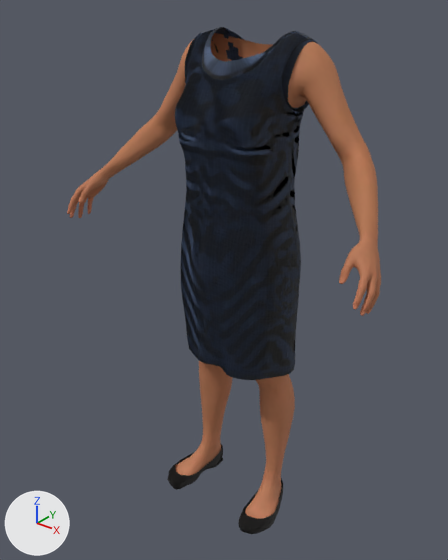
What one commit did to the glTF model assets/people/mh/ines.dress-best.gltf.
Rendered twice from a 50 mm lens placed at (0.965, -1.249, -0.58), pointed at (-0.036, 0.002, -1.356). Every picture has the same lights, and +X, +Y and +Z are marked at lower left. The picture after the commit comes second. Where no turn or scale is listed for an object, it has been applied to the vertices. Vertices at exactly the same position are counted once.

Names of what the first picture shows: 'body', 'clothes:dressupdoc_balletflat1', 'clothes:toigo_shift_dress'.
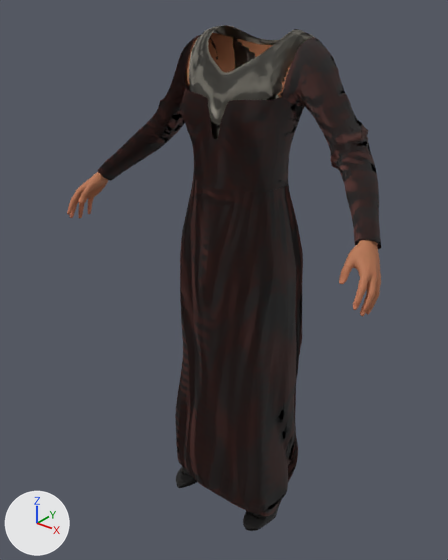
The newer file is also turned or shifted as a whole; pictures and numbers use the older file's frame.

Patch to the scene script:
```diff
--- a/assets/people/mh/ines.dress-best.gltf.py
+++ b/assets/people/mh/ines.dress-best.gltf.py
@@ mat_clothes_toigo_ankle_boots_female @@
+mat_clothes_toigo_ankle_boots_female = bpy.data.materials.new('clothes:toigo_ankle_boots_female')
+# uses the picture img_9d2944e06f53e11b4f1a_webp
+# uses the picture img_weave_leather_toigo_ankle_boots_female
@@ mat_clothes_mindfront_f_dress_09 @@
+mat_clothes_mindfront_f_dress_09 = bpy.data.materials.new('clothes:mindfront_f_dress_09')
+# uses the picture img_95ff010cbdf2ec41fd3e_webp
+# uses the picture img_weave_wool_mindfront_f_dress_09_in
@@ mat_clothes_elvs_ruffle_sleeve_peasant_blouse_1 @@
+mat_clothes_elvs_ruffle_sleeve_peasant_blouse_1 = bpy.data.materials.new('clothes:elvs_ruffle_sleeve_peasant_blouse_1')
+# uses the picture img_fbf5ee848386a7d040d8_webp
+# uses the picture img_weave_canvas_elvs_ruffle_sleeve_peasant_blouse_1_in
@@ me_body @@
-me_body.from_pydata(...)  # 22275 vertices, 43662 faces; spans x -0.489..0.489, y -0.193..0.147, z -2.099..-0.707
+me_body.from_pydata(...)  # 15557 vertices, 30214 faces; spans x -0.489..0.489, y -0.193..0.145, z -1.989..-0.707
+# me_body part 1: a new loose piece of 77 vertices spanning x -0.098..0.098, y 0.122..0.143, z -0.767..-0.721, in mat_mh_skin_body
+# me_body part 2: 165 vertices moved within x -0.48..0.48, y -0.193..0.125, z -1.225..-0.744; 15104 vertices removed from x -0.489..0.489, y -0.193..0.147, z -1.227..-0.707; 10910 vertices added at x -0.489..0.489, y -0.193..0.145, z -1.228..-0.707
+# me_body part 3: 287 vertices moved within x -0.169..0.165, y -0.067..0.126, z -1.989..-1.248; 6636 vertices removed from x -0.195..0.195, y -0.11..0.146, z -2.099..-1.175; 3963 vertices added at x -0.17..0.17, y -0.074..0.145, z -1.989..-1.188
+# other edits to the shape of me_body do not show in these pictures
 me_body.materials.append(mat_mh_skin_body)
@@ ob_clothes_dressupdoc_balletflat1 @@
-ob_clothes_dressupdoc_balletflat1 = bpy.data.objects.new('clothes:dressupdoc_balletflat1', me_clothes_dressupdoc_balletflat1)
@@ ob_clothes_toigo_shift_dress @@
-ob_clothes_toigo_shift_dress = bpy.data.objects.new('clothes:toigo_shift_dress', me_clothes_toigo_shift_dress)
@@ ob_clothes_toigo_ankle_boots_female @@
+ob_clothes_toigo_ankle_boots_female = bpy.data.objects.new('clothes:toigo_ankle_boots_female', me_clothes_toigo_ankle_boots_female)  # 2084 vertices, 4120 faces; spans x -0.188..0.188, y 0.186..0.395, z -0.328..-0.168
+ob_clothes_toigo_ankle_boots_female.location = (0.0, -0.301, -1.799)
@@ ob_clothes_mindfront_f_dress_09 @@
+ob_clothes_mindfront_f_dress_09 = bpy.data.objects.new('clothes:mindfront_f_dress_09', me_clothes_mindfront_f_dress_09)  # 8550 vertices, 16832 faces; spans x -0.451..0.453, y 0.161..0.493, z -0.271..1.097
+ob_clothes_mindfront_f_dress_09.location = (0.0, -0.301, -1.799)
@@ ob_clothes_elvs_ruffle_sleeve_peasant_blouse_1 @@
+ob_clothes_elvs_ruffle_sleeve_peasant_blouse_1 = bpy.data.objects.new('clothes:elvs_ruffle_sleeve_peasant_blouse_1', me_clothes_elvs_ruffle_sleeve_peasant_blouse_1)  # 3831 vertices, 7138 faces; spans x -0.156..0.157, y 0.221..0.454, z 0.568..1.112
+ob_clothes_elvs_ruffle_sleeve_peasant_blouse_1.location = (0.0, -0.301, -1.799)
```

Location of each change, (x1, y1, x2, y2) in pixels of the pictures (448 x 560 px; the box of a moved part takes in the faces that stretch with it):
'clothes:mindfront_f_dress_09', added: after (98, 35, 381, 516)
'clothes:toigo_shift_dress', deleted: before (175, 27, 318, 380)
'body', reshaped: before (67, 33, 381, 519); after (67, 33, 381, 316)
'clothes:elvs_ruffle_sleeve_peasant_blouse_1', added: after (189, 25, 314, 140)
'clothes:dressupdoc_balletflat1', deleted: before (167, 444, 283, 534)
'clothes:toigo_ankle_boots_female', added: after (176, 467, 279, 531)
part 1 of me_body, added: after (237, 39, 273, 57)
part 2 of me_body, moved or reshaped: (80, 33, 378, 252) in both
part 3 of me_body, moved or reshaped (not visible afterwards): before (176, 361, 295, 519)
